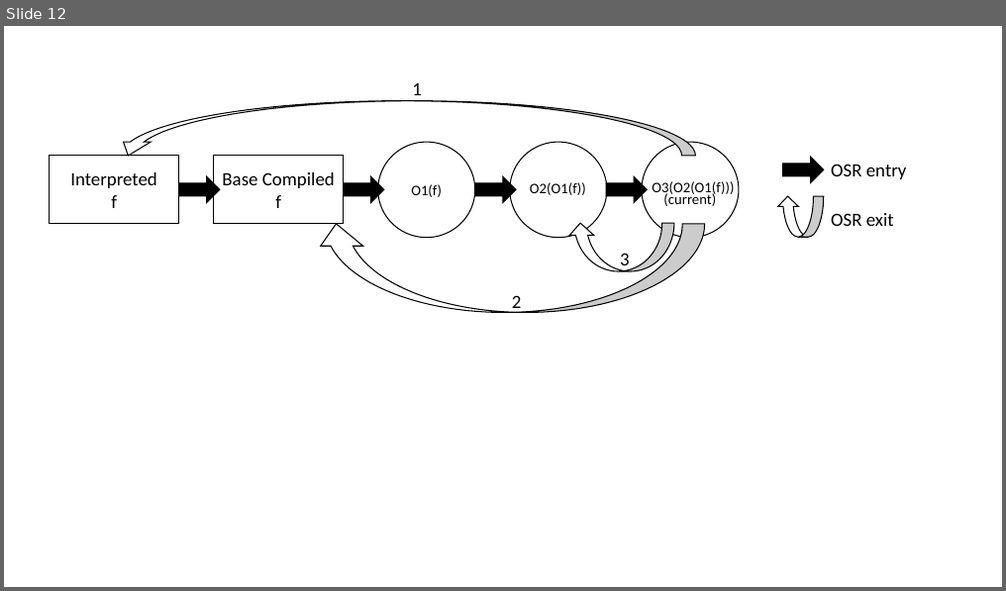
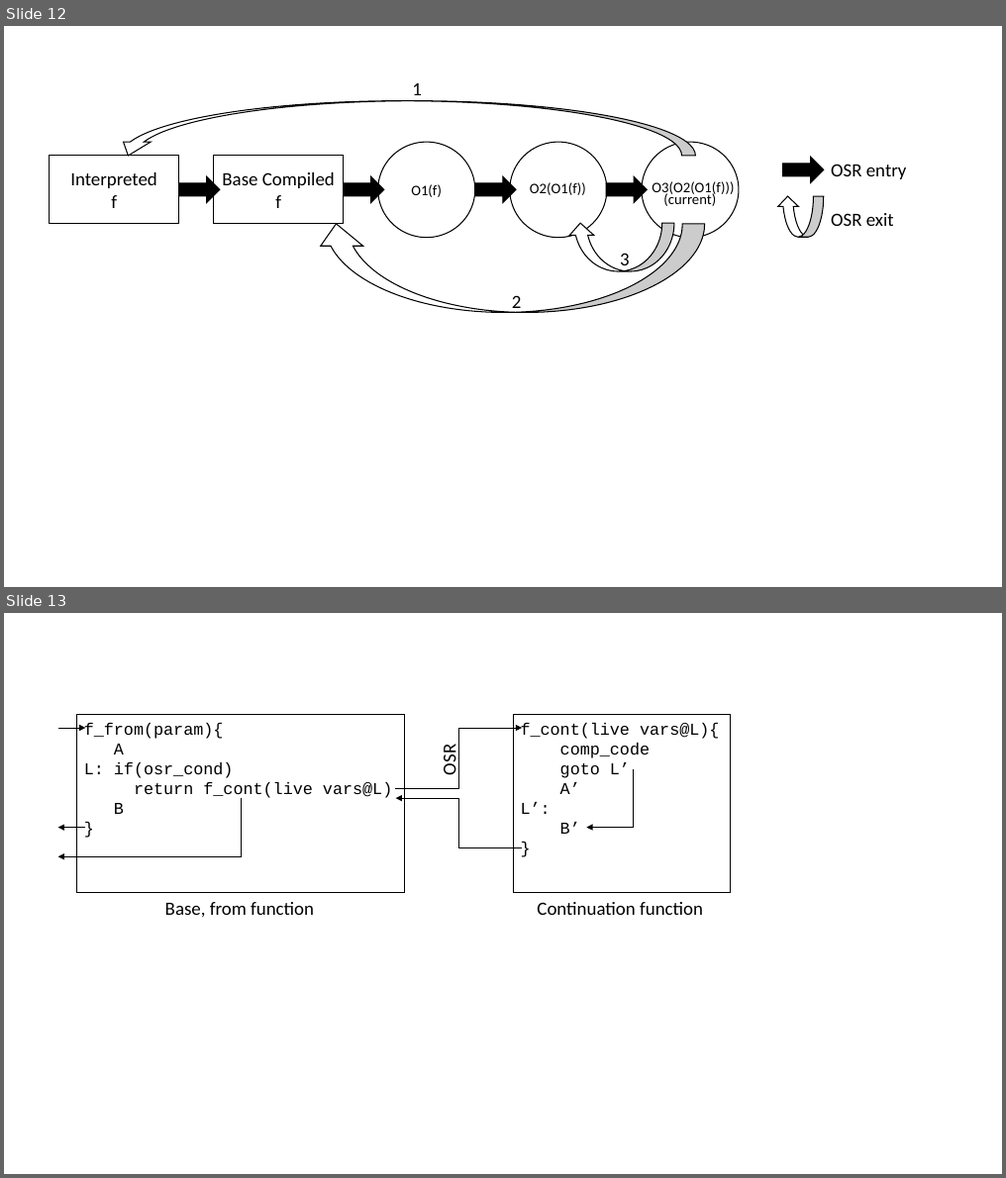
Before and after one commit to aghosn/master-thesis, a slide deck: MasterThesis/Figures/holzle.pptx. Shown one above the other, each under a label of ours: slide 12 before the commit, slides 12 and 13 after it. The pictures are 1006x591 and 1006x1178 pixels, drawn with LibreOffice and Linux fonts; fonts in the diff are those of the drawing. Boxes give left, top, right and bottom in pixels: in the first picture for what was removed or moved away, otherwise in the second. Text is boxed around its words. In the diff, an @@ line names an element or a change of style, - is before the commit and + after.

```diff
--- a/MasterThesis/Figures/holzle.pptx
+++ b/MasterThesis/Figures/holzle.pptx
@@ slide 13 added at <box>4,613,1002,1174</box>, background #FFFFFF @@
@@ arrow added from (57, 728) to (85, 728), #000000 0.5 pt @@
@@ rectangle added at <box>76,715,405,894</box>, fill #FFFFFF, outline #000000 1 pt @@
@@ text added at <box>84,723,392,814</box>, 16 pt, text #000000 @@
+f_from(param){
+A
+L: if(osr_cond)
+return f_cont(live vars@L)
+B
+}
@@ elbow arrow added from (395, 789) to (522, 728), #000000 0.5 pt @@
@@ rectangle added at <box>513,715,731,894</box>, fill #FFFFFF, outline #000000 1 pt @@
@@ text added at <box>521,723,719,834</box>, 16 pt, text #000000 @@
+f_cont(live vars@L){
+comp_code
+goto L’
+A’
+L’:
+B’
+}
@@ text added at <box>438,748,460,774</box>, 18 pt, text #000000 @@
+OSR
@@ elbow arrow added from (634, 769) to (586, 828), #000000 0.5 pt @@
@@ elbow arrow added from (241, 799) to (57, 858), #000000 0.5 pt @@
@@ elbow arrow added from (522, 848) to (395, 799), #000000 0.5 pt @@
@@ arrow added from (85, 828) to (57, 828), #000000 0.5 pt @@
@@ text added at <box>165,902,314,918</box>, 18 pt, text #000000 @@
+Base, from function
@@ text added at <box>537,902,703,915</box>, 18 pt, text #000000 @@
+Continuation function
```
Also in this commit, not shown: 13 other files.
